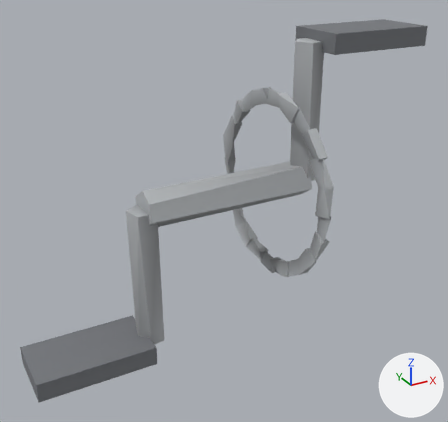
One commit to the glTF model public/assets/island/bike-v1/bike_crank_low.glb: the scene before it, then after it.
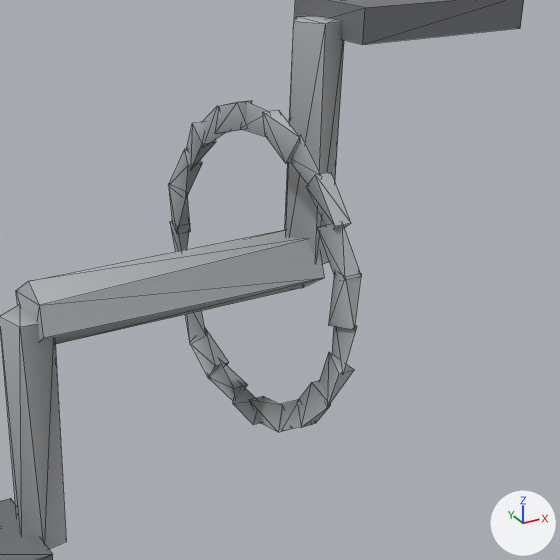
Each version appears first whole from a camera (50 mm lens) standing at (-0.218, -0.39, 0.18) and looking at (-0.005, -0.004, -0.013), and next in a close-up on the part from 28% to 100% of the width and 7% to 83% of the height. Arrows for +X, +Y and +Z are at lower right; the lights stay in place. The older version's two pictures come first. The close-ups show mesh edges as thin lines. Where no turn or scale is listed for an object, it has been applied to the vertices. Vertices at exactly the same position are counted once.

Script lines for the objects in view, before the commit:
```python
me_mesh_0 = bpy.data.meshes.new('Mesh_0')
me_mesh_0.from_pydata(...)  # 172 vertices, 226 faces; spans x 0.0..0.33, y -0.152..0.0, z 0.0..0.235
me_mesh_0.materials.append(mat_primary)
ob_mesh_0 = bpy.data.objects.new('Mesh_0', me_mesh_0)
ob_mesh_0.location = (-0.165, 0.0762, -0.1175)
```
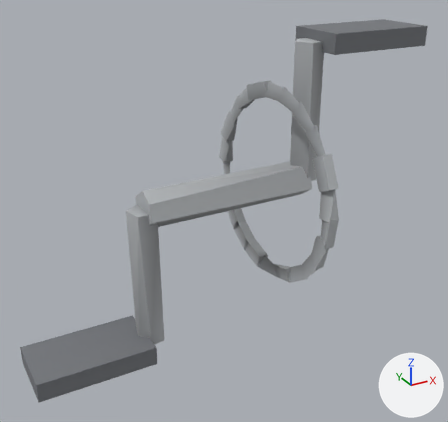
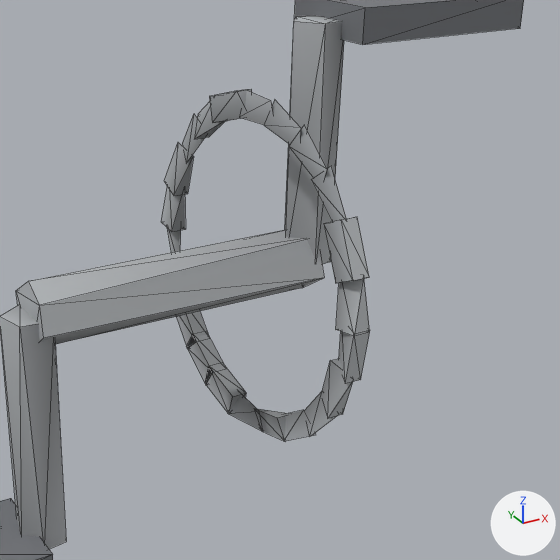
Diff of the bpy script that builds the scene:
```diff
--- a/public/assets/island/bike-v1/bike_crank_low.glb.py
+++ b/public/assets/island/bike-v1/bike_crank_low.glb.py
@@ me_mesh_0 @@
-me_mesh_0.from_pydata(...)  # 172 vertices, 226 faces; spans x 0.0..0.33, y -0.152..0.0, z 0.0..0.235
+me_mesh_0.from_pydata(...)  # 172 vertices, 220 faces; spans x 0.0..0.33, y -0.162..0.0, z 0.0..0.235
+# me_mesh_0 part 1: the loose piece of 7 vertices spanning x 0.201..0.209, y -0.052..-0.026, z 0.048..0.07 is turned 131.1 degrees about the x axis through its middle and scaled by 1.04, then moved by (0.0, -0.022, 0.129)
+# me_mesh_0 part 2: the loose piece of 6 vertices spanning x 0.201..0.209, y -0.141..-0.116, z 0.15..0.175 is turned 49.1 degrees about the x axis through its middle and scaled by 1.05, then moved by (0.0, -0.026, -0.056)
+# me_mesh_0 part 3: the loose piece of 6 vertices spanning x 0.201..0.209, y -0.141..-0.116, z 0.06..0.085 is turned -15.9 degrees about the x axis through its middle and scaled by 1.05, then moved by (0.0, -0.02, 0.015)
+# me_mesh_0 part 4: the loose piece of 5 vertices spanning x 0.201..0.209, y -0.088..-0.065, z 0.042..0.054 is scaled about its middle by (-1, -1.06, 1), then moved by (0.0, -0.005, -0.005)
+# me_mesh_0 part 5: the loose piece of 6 vertices spanning x 0.201..0.209, y -0.036..-0.012, z 0.06..0.085 is turned 15.9 degrees about the x axis through its middle and scaled by 1.05, then moved by (0.0, 0.01, 0.015)
+# me_mesh_0 part 6: the loose piece of 11 vertices spanning x 0.095..0.235, y -0.091..-0.062, z 0.102..0.133 is moved by (0.0, -0.005, 0.0)
+# me_mesh_0 part 7: the loose piece of 12 vertices spanning x 0.223..0.247, y -0.088..-0.064, z 0.117..0.227 is moved by (0.0, -0.005, 0.0)
+# me_mesh_0 part 8: the loose piece of 4 vertices spanning x 0.204..0.206, y -0.088..-0.065, z 0.181..0.193 is moved by (0.0, -0.005, 0.005)
+# me_mesh_0 part 9: the loose piece of 4 vertices spanning x 0.204..0.206, y -0.126..-0.101, z 0.165..0.187 is moved by (0.0, -0.008, 0.004)
+# me_mesh_0 part 10: the loose piece of 8 vertices spanning x 0.201..0.209, y -0.023..-0.003, z 0.076..0.102 is scaled about its middle by (1, -1.03, -1.06), then moved by (0.0, -0.136, 0.06)
+# me_mesh_0 part 11: the loose piece of 4 vertices spanning x 0.204..0.206, y -0.126..-0.101, z 0.048..0.07 is moved by (0.0, -0.008, -0.004)
+# me_mesh_0 part 12: the loose piece of 8 vertices spanning x 0.201..0.209, y -0.023..-0.003, z 0.076..0.102 is copied, and the copy is turned -32.7 degrees about the x axis through its middle and scaled by 1.04, then moved by (0.0, -0.028, -0.034); it spans x 0.201..0.209, y -0.055..-0.028, z 0.043..0.067
+# me_mesh_0 part 13: the loose piece of 8 vertices spanning x 0.201..0.209, y -0.023..-0.003, z 0.076..0.102 is copied, and the copy is turned -16.4 degrees about the x axis through its middle and scaled by 1.04, then moved by (0.0, -0.012, -0.02); it spans x 0.201..0.209, y -0.038..-0.013, z 0.056..0.082
+# me_mesh_0 part 14: the loose piece of 6 vertices spanning x 0.201..0.209, y -0.036..-0.012, z 0.15..0.175 is rebuilt with 4 vertices and now spans x 0.204..0.206, y -0.038..-0.013, z 0.153..0.179
+# me_mesh_0 part 15: the loose piece of 6 vertices spanning x 0.201..0.209, y -0.108..-0.083, z 0.042..0.06 is rebuilt with 5 vertices and now spans x 0.201..0.209, y -0.115..-0.089, z 0.037..0.055
+# me_mesh_0 part 16: the loose piece of 6 vertices spanning x 0.201..0.209, y -0.069..-0.044, z 0.042..0.06 is rebuilt with 8 vertices and now spans x 0.201..0.209, y -0.074..-0.047, z 0.037..0.055
+# me_mesh_0 part 17: 7 loose pieces with 37 vertices, spanning x 0.201..0.209, y -0.152..-0.026, z 0.076..0.193, are deleted
+# me_mesh_0 part 18: 12 vertices removed from x 0.201..0.209, y -0.023..0.0, z 0.095..0.159; 34 vertices added at x 0.201..0.209, y -0.162..0.0, z 0.056..0.198
+# other edits to the shape of me_mesh_0 do not show in these pictures
 me_mesh_0.materials.append(mat_primary)
@@ ob_mesh_0 @@
 ob_mesh_0 = bpy.data.objects.new('Mesh_0', me_mesh_0)
-ob_mesh_0.location = (-0.165, 0.0762, -0.1175)
+ob_mesh_0.location = (-0.165, 0.0812, -0.1175)
```

Location of each change, (x1, y1, x2, y2) in pixels of the close-ups (560 x 560 px; the box of a moved part takes in the faces that stretch with it):
'Mesh_0', reshaped, moved: (0, 0, 524, 560) in both
part 1 of me_mesh_0, moved or reshaped: before (190, 328, 229, 379); after (209, 89, 252, 123)
part 2 of me_mesh_0, moved or reshaped: before (307, 172, 351, 230); after (339, 329, 370, 384)
part 3 of me_mesh_0, moved or reshaped: before (298, 380, 331, 427); after (322, 358, 354, 418)
part 4 of me_mesh_0, moved or reshaped: before (233, 383, 260, 425); after (229, 393, 262, 431)
part 5 of me_mesh_0, moved or reshaped (not visible afterwards): before (185, 311, 206, 345)
part 6 of me_mesh_0, moved or reshaped: (16, 230, 324, 344) in both
part 7 of me_mesh_0, moved or reshaped: (285, 15, 344, 264) in both
part 8 of me_mesh_0, moved or reshaped: before (240, 102, 266, 137); after (240, 91, 273, 125)
part 9 of me_mesh_0, moved or reshaped: before (292, 135, 320, 184); after (289, 125, 327, 178)
part 10 of me_mesh_0, moved or reshaped (not visible before): after (324, 217, 369, 283)
part 11 of me_mesh_0, moved or reshaped: before (281, 399, 301, 430); after (284, 410, 316, 441)
part 12 of me_mesh_0, added: after (186, 334, 224, 384)
part 13 of me_mesh_0, added: after (176, 311, 208, 346)
part 14 of me_mesh_0, rebuilt (19% narrower, 6% taller): before (186, 122, 216, 168); after (182, 114, 206, 163)
part 15 of me_mesh_0, rebuilt: before (249, 396, 285, 432); after (254, 408, 288, 441)
part 16 of me_mesh_0, rebuilt (8% wider, 19% taller): before (209, 360, 247, 401); after (205, 365, 246, 414)
part 17 of me_mesh_0, deleted: before (202, 101, 361, 407)
part 18 of me_mesh_0, reshaped: before (168, 149, 202, 252); after (161, 100, 370, 436)
